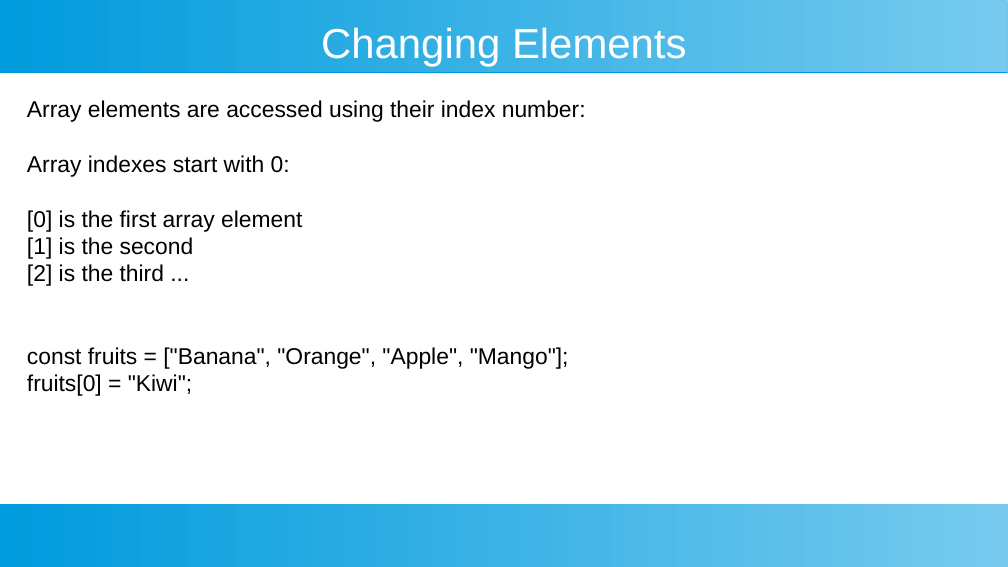
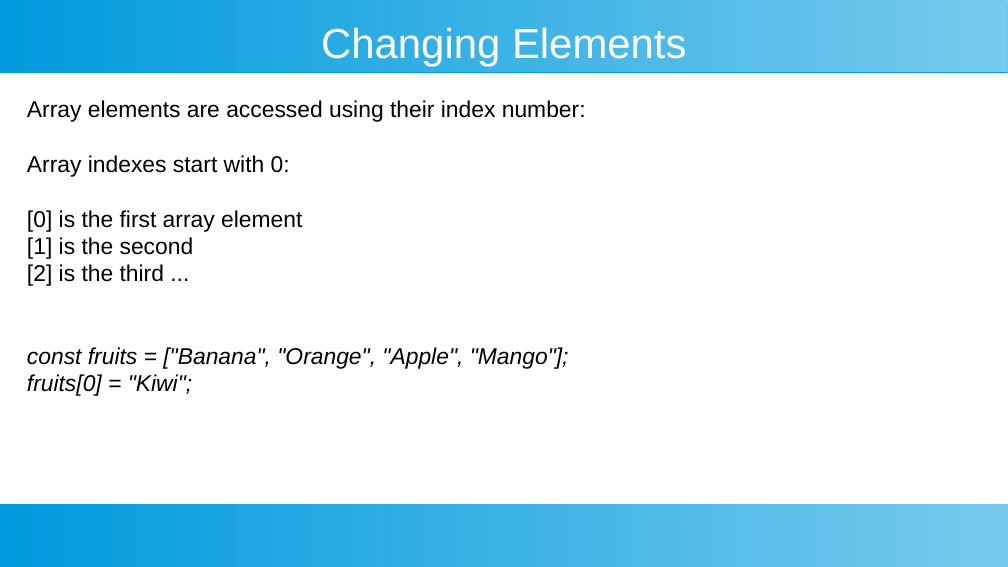
Before and after one commit to ashishjain1547/public_lessons_in_javascript, a slide deck: slide 10 of 7_Arrays in Detail/2 - array methods.odp. Drawn at 1008x567 pixels with LibreOffice and Linux fonts; fonts in the diff are those of the drawing. Boxes give left, top, right and bottom in pixels: in the first picture for what was removed or moved away, otherwise in the second. Text is boxed around its words. In the diff, an @@ line names an element or a change of style, - is before the commit and + after.

```diff
--- a/7_Arrays in Detail/2 - array methods.odp
+++ b/7_Arrays in Detail/2 - array methods.odp
@@ text at (27, 347, 569, 396): italic on in "const fruits = ["Banana", "Orange", "Apple", "Mango"];", "fruits[0] = "Kiwi";" @@
```
Also in this commit, not shown: 5 other slides changed, 18 other files.
